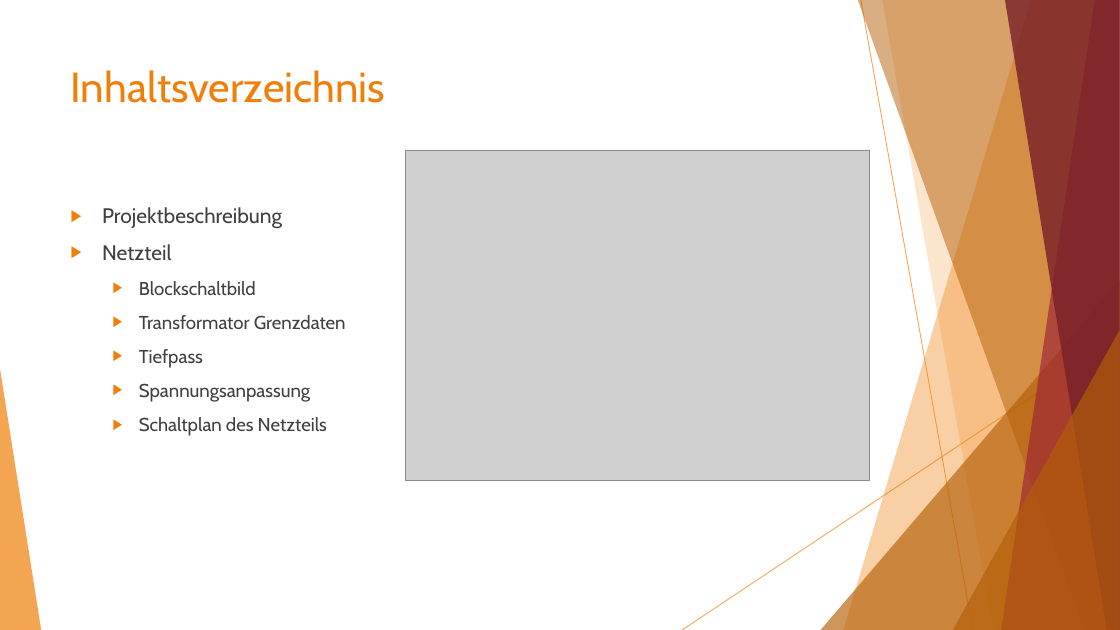
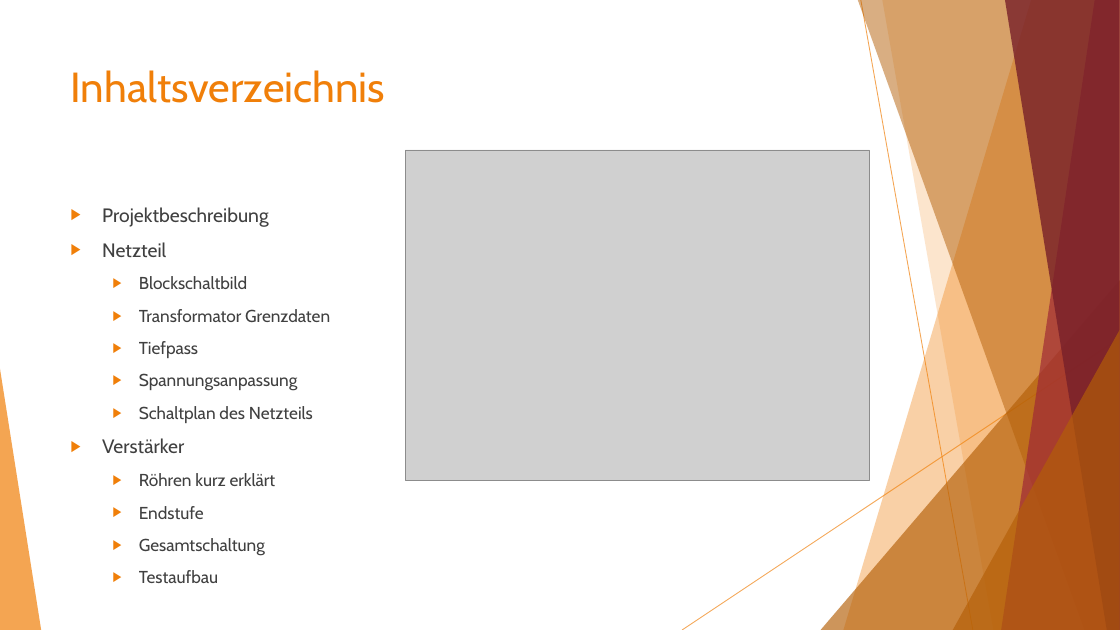
Before and after one commit to Staudi14/tube-amplifier, a slide deck: slide 2 of Präsentation/Röhrenverstärker.pptx. Drawn at 1120x630 pixels with LibreOffice and Linux fonts; fonts in the diff are those of the drawing; grey boxes stand for pictures. Boxes give left, top, right and bottom in pixels: in the first picture for what was removed or moved away, otherwise in the second. Text is boxed around its words. In the diff, an @@ line names an element or a change of style, - is before the commit and + after.

```diff
--- a/Präsentation/Röhrenverstärker.pptx
+++ b/Präsentation/Röhrenverstärker.pptx
@@ text at box(102, 207, 330, 423): size 18 to 16.6 pt in "Projektbeschreibung", "Netzteil"; size 16 to 14.8 pt in "Blockschaltbild", "Transformator Grenzdaten", "Tiefpass", "Spannungsanpassung" and 1 more places @@
@@ text at box(102, 438, 276, 556): paragraphs added @@
+▶ Verstärker
+  ▶ Röhren kurz erklärt
+  ▶ Endstufe
+  ▶ Gesamtschaltung
+  ▶ Testaufbau
```
Also in this commit, not shown: 2 other slides changed.
